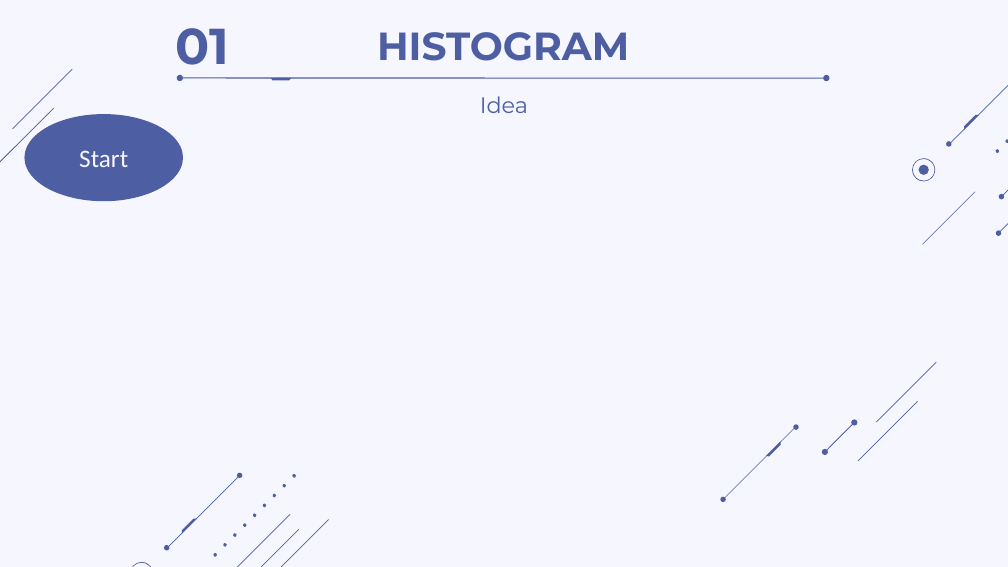
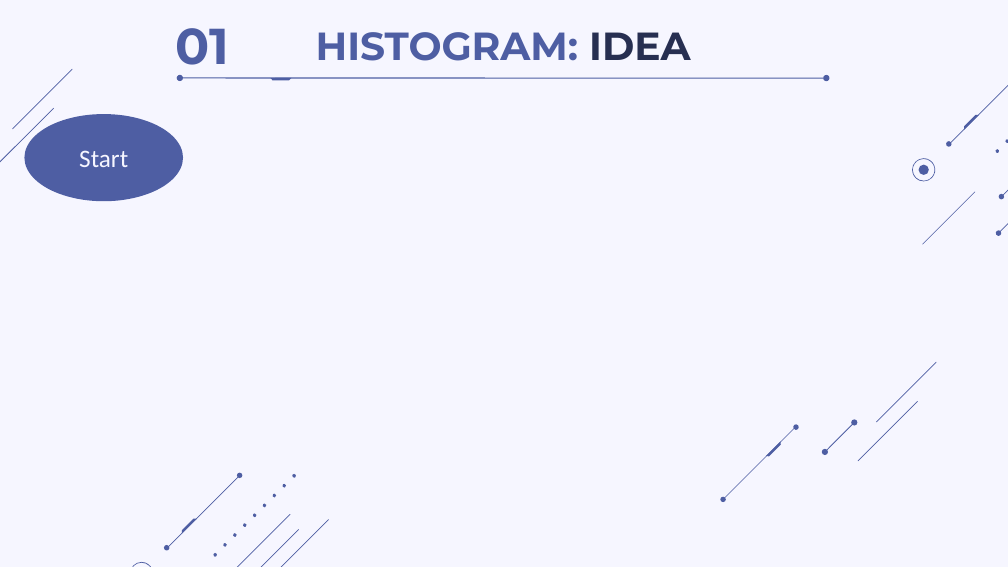
Before and after one commit to thdyqt/XLTHS, a slide deck: slide 4 of Slide.pptx. Drawn at 1008x567 pixels with LibreOffice and Linux fonts; fonts in the diff are those of the drawing. Boxes give left, top, right and bottom in pixels: in the first picture for what was removed or moved away, otherwise in the second. Text is boxed around its words. In the diff, an @@ line names an element or a change of style, - is before the commit and + after.

```diff
--- a/Slide.pptx
+++ b/Slide.pptx
@@ title at [316,32,690,61]: text changed @@
-HISTOGRAM
+HISTOGRAM: IDEA
@@ text removed at [480,96,528,113] @@
-Idea
```
Also in this commit, not shown: 2 other slides changed, 11 slides added, 1 slide removed, 4 other files.
